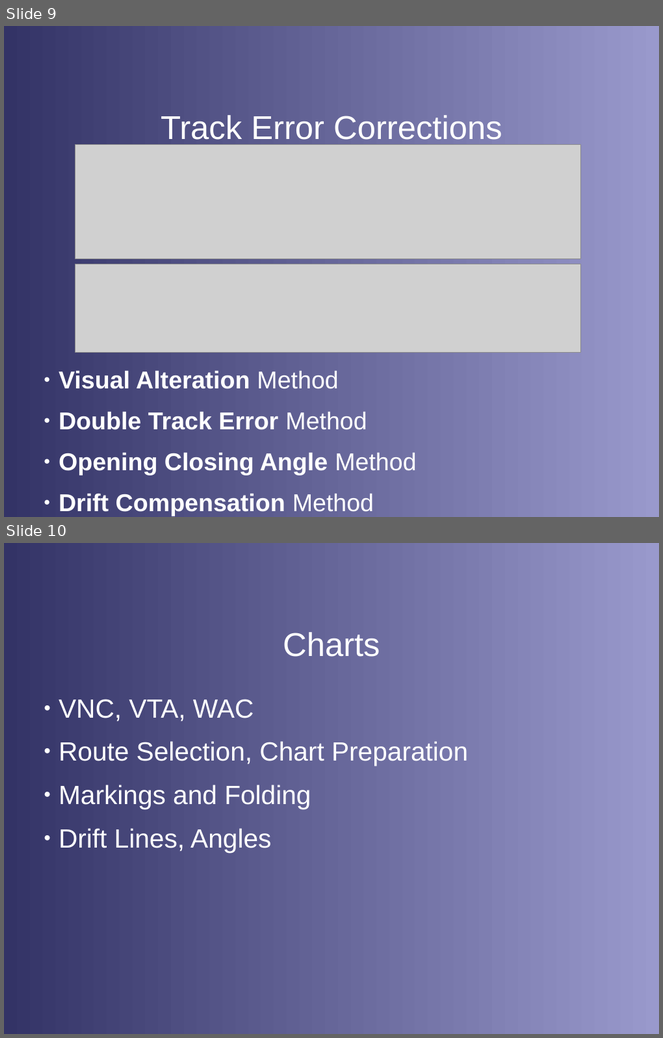
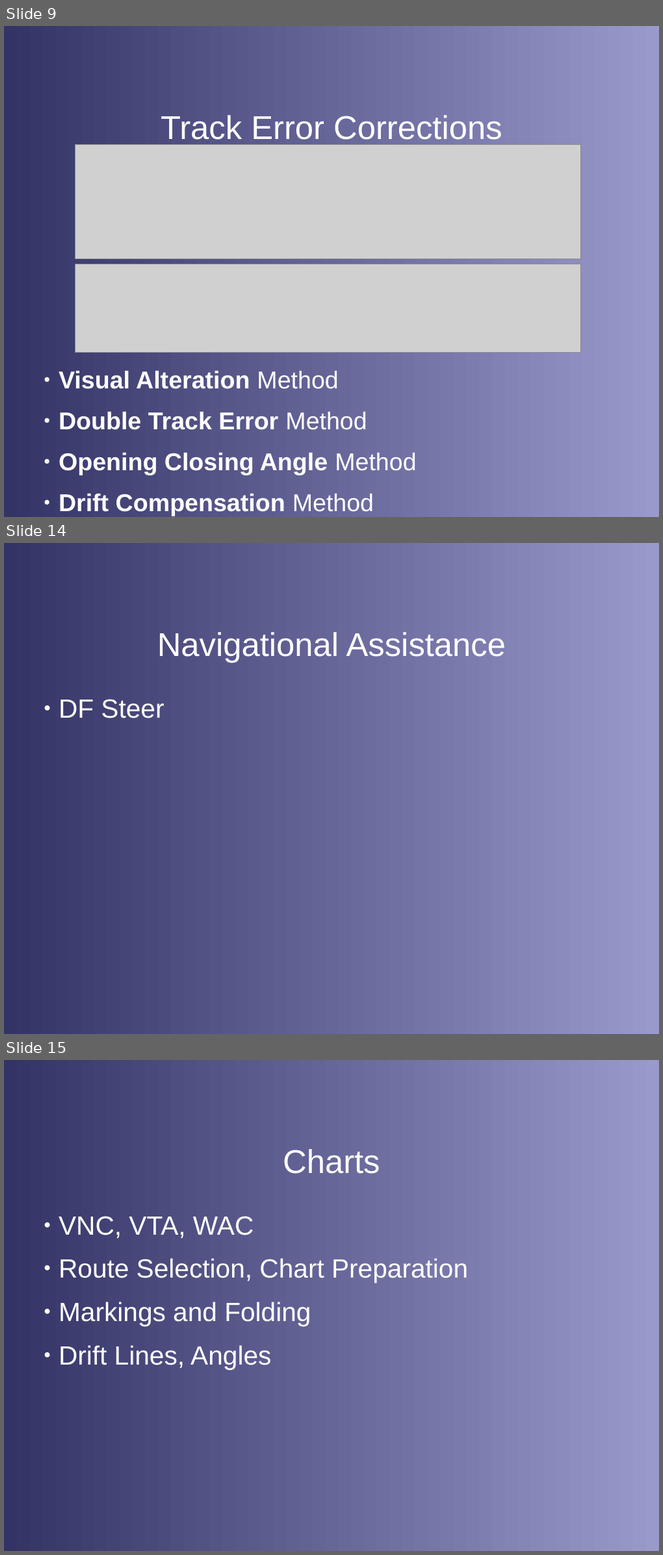
Before and after one commit to stephanheinemann/flight, a slide deck: FI/Navigation/Navigation.odp. Shown one above the other, each under a label of ours: slides 9 and 10 before the commit, slides 9, 14 and 15 after it; the slides between them are not shown. The pictures are 663x1038 and 663x1555 pixels, drawn with LibreOffice and Linux fonts; fonts in the diff are those of the drawing; grey boxes stand for pictures; background and template pictures are left out. Boxes give left, top, right and bottom in pixels: in the first picture for what was removed or moved away, otherwise in the second. Text is boxed around its words. In the diff, an @@ line names an element or a change of style, - is before the commit and + after.

Commit message:
extended navigation presentation

```diff
--- a/FI/Navigation/Navigation.odp
+++ b/FI/Navigation/Navigation.odp
@@ slide 14 added at [4,543,659,1034], background gradient #333366 to #9999CC @@
@@ title added at [157,632,506,663], 40 pt, text #FFFFFF @@
+Navigational Assistance
@@ text added at [59,699,164,719], 32 pt, text #FFFFFF @@
+● DF Steer
@@ what was slide 10 is now slide 15 @@
```
Also in this commit, not shown: 4 other slides added, 8 other files.
